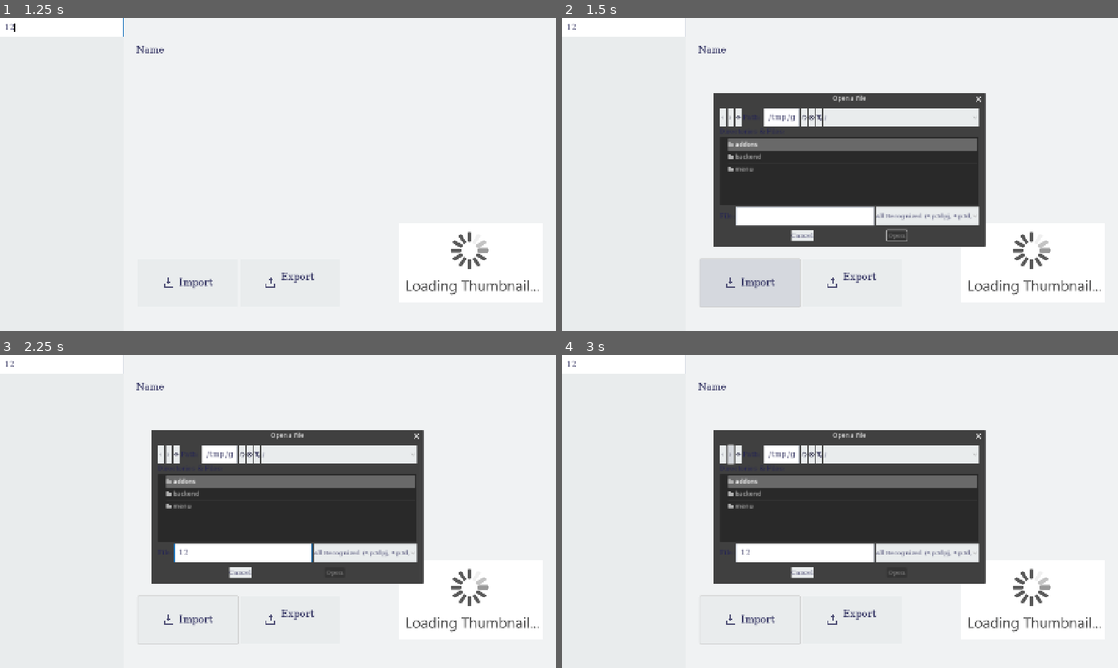
Above: before the commit, frames 1-4 (two rows, left to right).
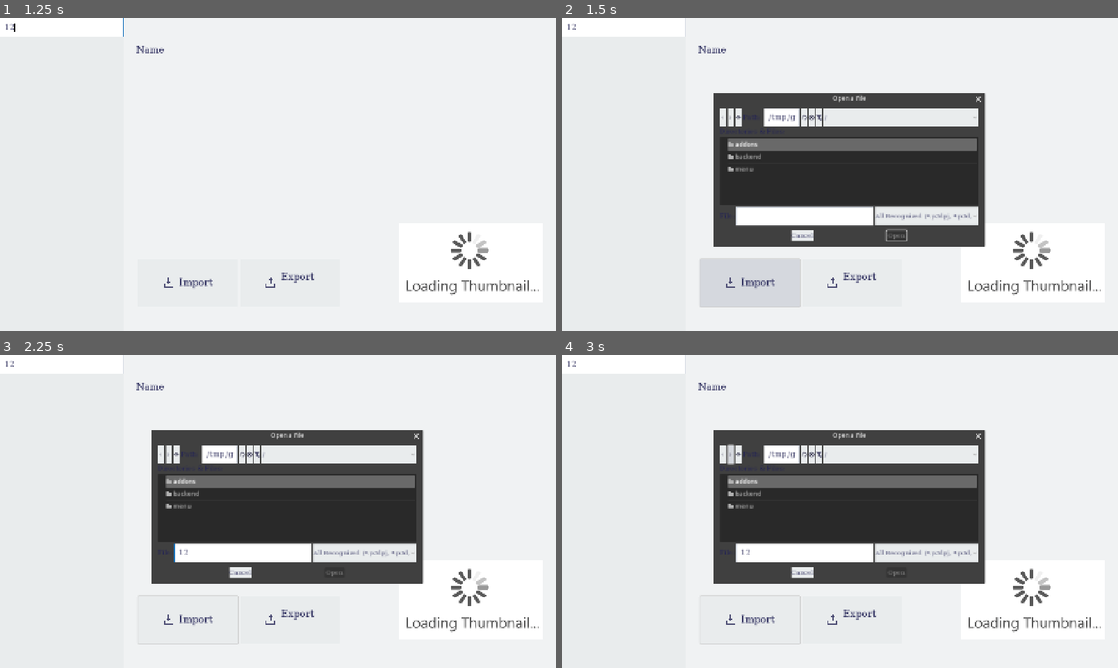
Above: after the commit, the same moments.

Repository: silkycell/Paint-3D-Project-Manager
Game: Godot game, scene res://menu/projects/projects_menu.tscn
The game is run twice, just before and just after one commit, with the same random seed, the same clock (stepped at 60 frames per second) and the same inputs.
Inputs (mouse positions are in pixels of both pictures, inside the frame that each line leads up to):
- Up to frame 1 (1.25 s): click (61, 27) at 0.52 s; type "12" at 0.6 s
- Up to frame 2 (1.5 s): click (751, 280) at 1.25 s
- Up to frame 3 (2.25 s): click (244, 552) at 2.02 s; type "12" at 2.1 s
- Up to frame 4 (3 s): click (728, 455) at 2.75 s

Frame 1 is identical in both runs. In frame 2, 0.2% of the frame differs, in the area x 44-77%, y 24-74%; in frame 3, 0.2%; in frame 4, 0.2%.

Commit message:
fix error when importing

Diff:
--- a/menu/projects/import/import_handler.gd
+++ b/menu/projects/import/import_handler.gd
@@ -91,7 +91,7 @@
 		ProjectsJsonAPI.sort_projects()
 		ProjectsJsonAPI.save_json()
 
-		get_node("%ProjectsList").generate_buttons()
+		get_node("%ProjectsListContainer").generate_buttons()
 		exit_import()
 
 func import_project(projects_folder:String, reader:ZIPReader, data_json:Dictionary):
--- a/menu/projects/projects_menu.tscn
+++ b/menu/projects/projects_menu.tscn
@@ -47,7 +47,7 @@
 caret_blink = true
 script = ExtResource("2_blyf4")
 
-[node name="ScrollContainer" type="ScrollContainer" parent="HBoxContainer/ProjectsList"]
+[node name="ProjectsListContainer" type="ScrollContainer" parent="HBoxContainer/ProjectsList"]
 unique_name_in_owner = true
 custom_minimum_size = Vector2(319, 0)
 layout_mode = 2
@@ -57,7 +57,7 @@
 script = ExtResource("1_wdfsu")
 metadata/_edit_use_anchors_ = true
 
-[node name="VBoxContainer" type="VBoxContainer" parent="HBoxContainer/ProjectsList/ScrollContainer"]
+[node name="VBoxContainer" type="VBoxContainer" parent="HBoxContainer/ProjectsList/ProjectsListContainer"]
 layout_mode = 2
 size_flags_horizontal = 3
 size_flags_vertical = 3
--- a/menu/projects/search_bar.gd
+++ b/menu/projects/search_bar.gd
@@ -1,6 +1,6 @@
 extends LineEdit
 
-@onready var scroll_container = %ScrollContainer
+@onready var scroll_container = %ProjectsListContainer
 
 var v_box:VBoxContainer:
 	get():
